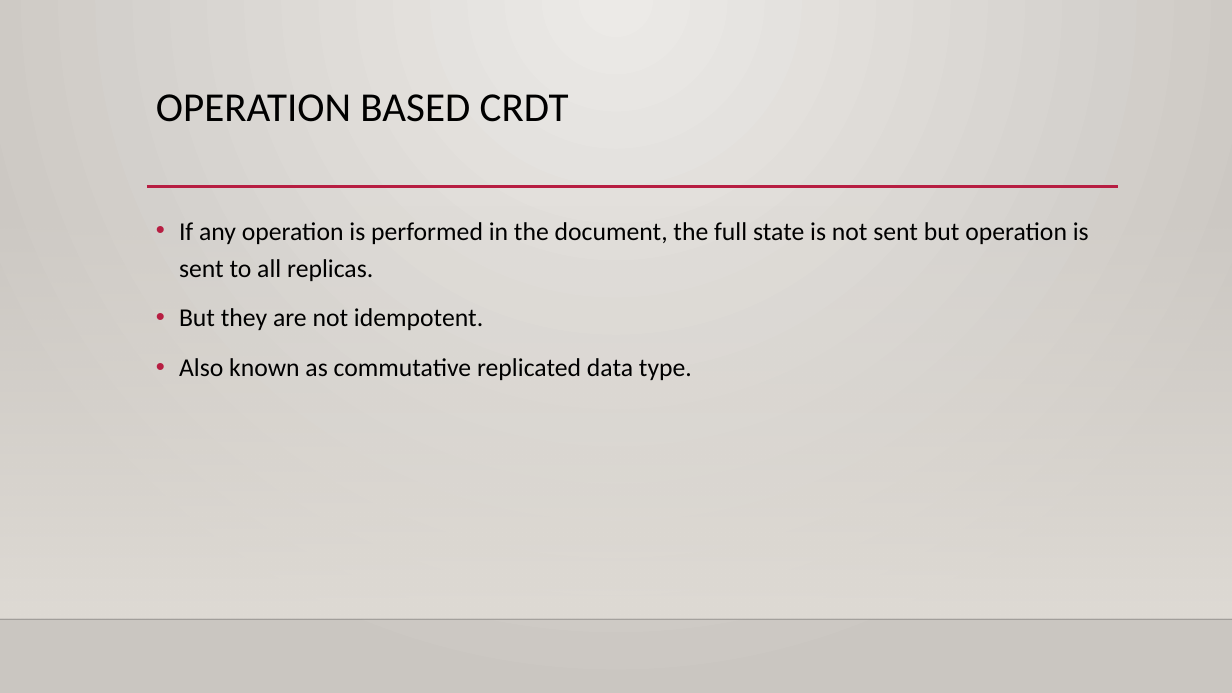
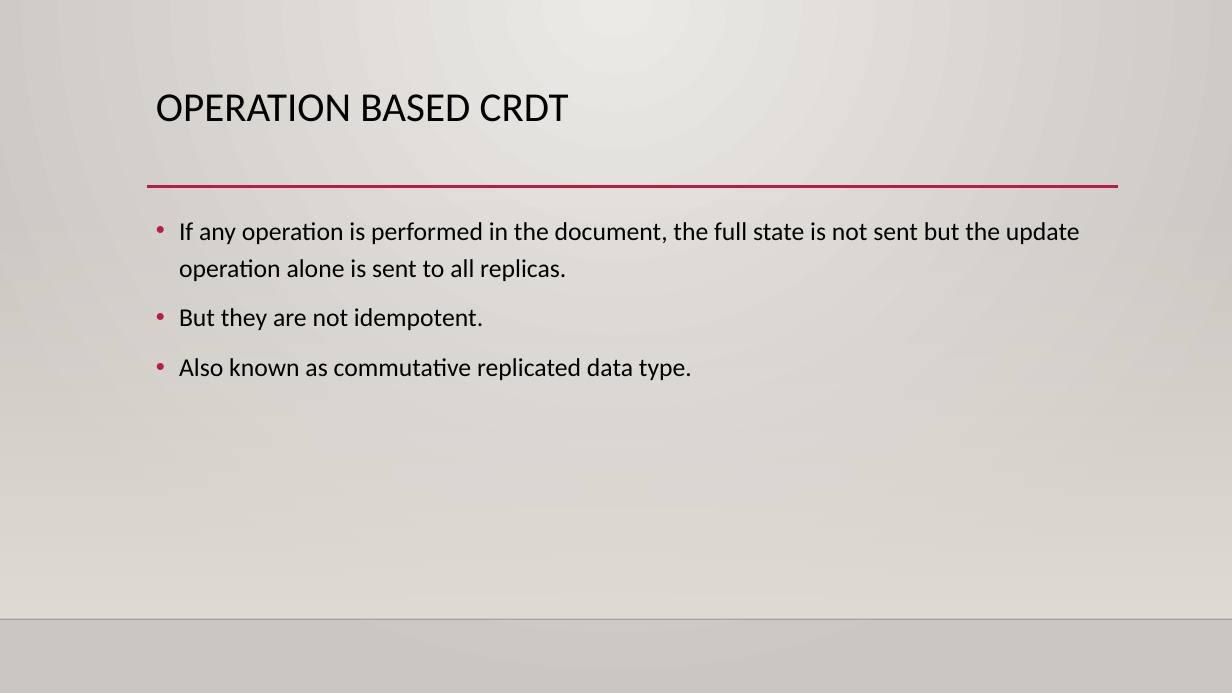
Before and after one commit to azhagumathi/task, a slide deck: slide 5 of crdt.pptx. Drawn at 1232x693 pixels with LibreOffice and Linux fonts; fonts in the diff are those of the drawing; background and template pictures are left out. Boxes give left, top, right and bottom in pixels: in the first picture for what was removed or moved away, otherwise in the second. Text is boxed around its words. In the diff, an @@ line names an element or a change of style, - is before the commit and + after.

```diff
--- a/crdt.pptx
+++ b/crdt.pptx
@@ text at [179,222,1080,281]: text changed @@
-• If any operation is performed in the document, the full state is not sent but operation is sent to all replicas.
+• If any operation is performed in the document, the full state is not sent but the update operation alone is sent to all replicas.
```
Also in this commit, not shown: 7 other slides changed, 9 slides added, 3 slides removed.
